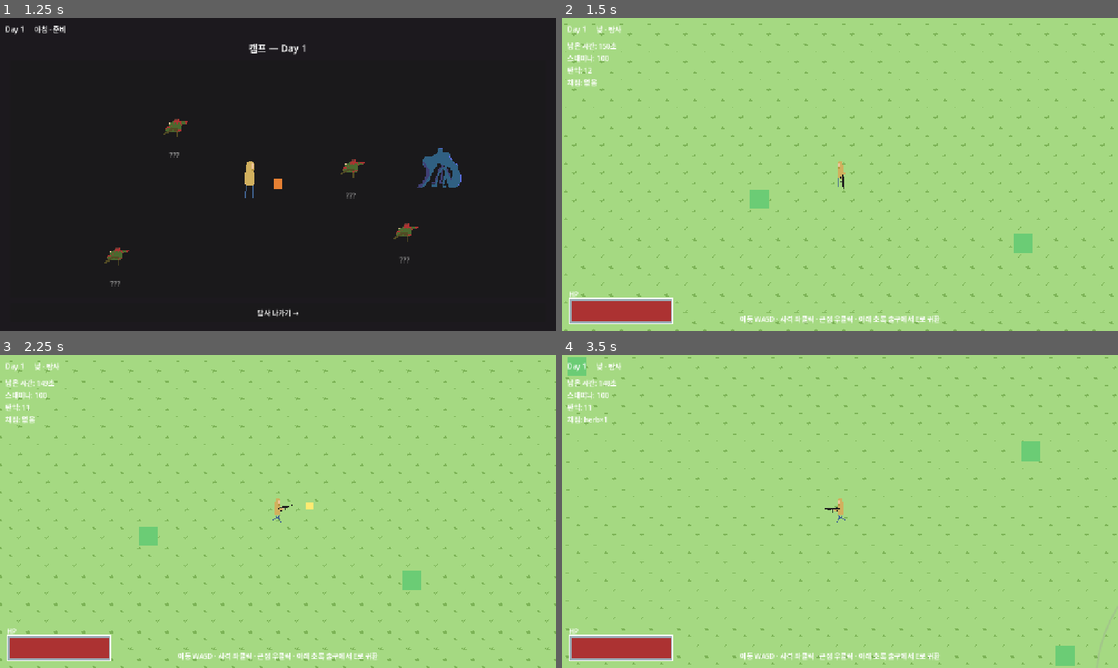
Above: before the commit, frames 1-4 (two rows, left to right).
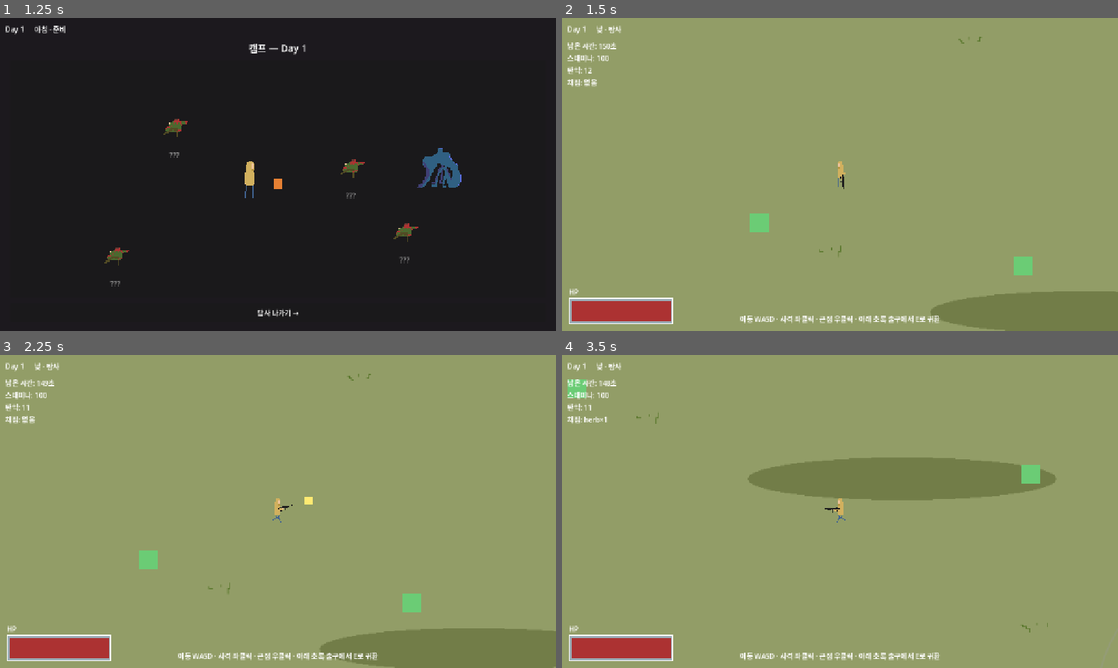
Above: after the commit, the same moments.

Repository: HomilBBANG/rt_Hilling_Game
Game: Godot game, scene res://scenes/ui/lobby.tscn
Same seed, same stepped clock (60 frames per second), same inputs: the game is played once before the commit and once after it.
Inputs (mouse positions are in pixels of both pictures, inside the frame that each line leads up to):
- Up to frame 1 (1.25 s): click "새 게임" at 0.5 s
- Up to frame 2 (1.5 s): click "탐사 나가기 →" at 1.25 s
- Up to frame 3 (2.25 s): tap Enter at 2 s; move the mouse to (400, 495) at 2.02 s; hold D from 2.03 s (still down); hold E from 2.03 s (still down); click (400, 495) at 2.17 s
- Up to frame 4 (3.5 s): move the mouse to (728, 527) at 2.77 s; release D at 2.78 s; release E at 2.78 s; hold S from 2.78 s (still down); tap Tab at 2.85 s

Frame 1 is identical in both runs. In frame 2, 96% of the frame differs, in the area x 0-100%, y 0-100%; in frame 3, 96%; in frame 4, 96%.

Commit message:
탐험 통배경(explor_bg_1) + 나무 장애물 시스템(충돌/y-정렬)
- 배경: grass 타일 → explor_bg_1 통배경(3200x2400 원본, 맵과 1:1)
- 나무: 재사용 Tree 씬(StaticBody2D 레이어8 + 밑동 충돌), 탐험 씬에 배치
  → 플레이어·몬스터 모두 막힘, 밑동에만 충돌해 옆·뒤로 통행 가능
- 플레이어 원점을 발밑으로(+앞쪽 편향) 이동해 나무와 y-정렬 자연스럽게
  (Body/Aim/Camera 보정으로 화면·조준·시야 유지)
- 나무/플레이어 충돌 가로폭 축소로 나무 옆 통행 원활

Co-Authored-By: Claude Opus 4.8 <noreply@anthropic.com>

Diff:
--- a/scenes/entities/player/player.tscn
+++ b/scenes/entities/player/player.tscn
@@ -6,7 +6,7 @@
 [ext_resource type="Texture2D" uid="uid://cbqpehqxa0q6f" path="res://assets/characters/arm.png" id="4"]
 
 [sub_resource type="RectangleShape2D" id="body"]
-size = Vector2(24, 24)
+size = Vector2(10, 9)
 
 [node name="Player" type="CharacterBody2D" unique_id=1252082497 groups=["player"]]
 collision_mask = 8
@@ -14,12 +14,15 @@
 bullet_scene = ExtResource("2")
 
 [node name="Col" type="CollisionShape2D" parent="." unique_id=2107733349]
+position = Vector2(0, -15)
 shape = SubResource("body")
 
 [node name="Body" type="AnimatedSprite2D" parent="." unique_id=469232705]
 texture_filter = 1
+position = Vector2(0, -26)
 
 [node name="Aim" type="Node2D" parent="." unique_id=996220231]
+position = Vector2(0, -26)
 
 [node name="Gun" type="Sprite2D" parent="Aim" unique_id=1819159826]
 texture_filter = 1
@@ -44,4 +47,5 @@
 position = Vector2(19, 0)
 
 [node name="Camera" type="Camera2D" parent="." unique_id=882233752]
+position = Vector2(0, -26)
 zoom = Vector2(2, 2)
--- /dev/null
+++ b/scenes/entities/props/tree.tscn
@@ -0,0 +1,19 @@
+[gd_scene format=3 uid="uid://c77o3mrl2phx7"]
+
+[ext_resource type="Texture2D" uid="uid://dw37rjy0he6qa" path="res://assets/environment/tree.png" id="1"]
+
+[sub_resource type="RectangleShape2D" id="trunk"]
+size = Vector2(6, 4)
+
+[node name="Tree" type="StaticBody2D" unique_id=1930605607]
+collision_layer = 8
+collision_mask = 0
+
+[node name="Sprite" type="Sprite2D" parent="." unique_id=736249474]
+texture_filter = 1
+texture = ExtResource("1")
+offset = Vector2(0, -56)
+
+[node name="Col" type="CollisionShape2D" parent="." unique_id=260317227]
+position = Vector2(1, -12)
+shape = SubResource("trunk")
--- a/scenes/phases/scavenge.tscn
+++ b/scenes/phases/scavenge.tscn
@@ -1,13 +1,14 @@
-[gd_scene load_steps=12 format=3]
-
-[ext_resource type="Script" path="res://scripts/phases/scavenge.gd" id="1"]
-[ext_resource type="PackedScene" path="res://scenes/entities/player/player.tscn" id="2"]
+[gd_scene format=3 uid="uid://6jk7m155jm2m"]
+
+[ext_resource type="Script" uid="uid://bxb8fid4u3po5" path="res://scripts/phases/scavenge.gd" id="1"]
+[ext_resource type="PackedScene" uid="uid://b5aoyjikw8poc" path="res://scenes/entities/player/player.tscn" id="2"]
 [ext_resource type="PackedScene" path="res://scenes/entities/monster/monster.tscn" id="3"]
 [ext_resource type="PackedScene" path="res://scenes/entities/pickups/resource_node.tscn" id="4"]
 [ext_resource type="PackedScene" path="res://scenes/entities/pickups/ammo_pickup.tscn" id="5"]
-[ext_resource type="Texture2D" path="res://assets/tiles/grass.png" id="6"]
-[ext_resource type="Texture2D" path="res://assets/ui/hp_fill.png" id="7"]
-[ext_resource type="Texture2D" path="res://assets/ui/hp_frame.png" id="8"]
+[ext_resource type="Texture2D" uid="uid://chlmgvq3vs5bv" path="res://assets/backgrounds/explor_bg_1.png" id="6"]
+[ext_resource type="Texture2D" uid="uid://bdc5n5nfraldp" path="res://assets/ui/hp_fill.png" id="7"]
+[ext_resource type="Texture2D" uid="uid://dwbuvuslj6ddj" path="res://assets/ui/hp_frame.png" id="8"]
+[ext_resource type="PackedScene" uid="uid://c77o3mrl2phx7" path="res://scenes/entities/props/tree.tscn" id="9"]
 
 [sub_resource type="RectangleShape2D" id="wallH"]
 size = Vector2(3200, 20)
@@ -18,7 +19,7 @@
 [sub_resource type="RectangleShape2D" id="exit"]
 size = Vector2(200, 90)
 
-[node name="Scavenge" type="Node2D" groups=["scavenge"]]
+[node name="Scavenge" type="Node2D" unique_id=111250284 groups=["scavenge"]]
 y_sort_enabled = true
 script = ExtResource("1")
 player_scene = ExtResource("2")
@@ -26,110 +27,127 @@
 resource_scene = ExtResource("4")
 ammo_scene = ExtResource("5")
 
-[node name="Floor" type="Sprite2D" parent="."]
-texture_filter = 1
-texture_repeat = 2
+[node name="Floor" type="Sprite2D" parent="." unique_id=1590863966]
 z_index = -100
+texture = ExtResource("6")
 centered = false
-texture = ExtResource("6")
-region_enabled = true
-region_rect = Rect2(0, 0, 3200, 2400)
-
-[node name="Walls" type="StaticBody2D" parent="."]
+
+[node name="Tree1" parent="." unique_id=1253934212 instance=ExtResource("9")]
+position = Vector2(600, 700)
+
+[node name="Tree2" parent="." unique_id=604468019 instance=ExtResource("9")]
+position = Vector2(2400, 820)
+
+[node name="Tree3" parent="." unique_id=1427089920 instance=ExtResource("9")]
+position = Vector2(1000, 1700)
+
+[node name="Tree4" parent="." unique_id=1189895235 instance=ExtResource("9")]
+position = Vector2(2600, 1950)
+
+[node name="Tree5" parent="." unique_id=702310479 instance=ExtResource("9")]
+position = Vector2(430, 1500)
+
+[node name="Tree6" parent="." unique_id=1930605607 instance=ExtResource("9")]
+position = Vector2(943, 1678)
+
+[node name="Tree7" parent="." unique_id=1113656984 instance=ExtResource("9")]
+position = Vector2(975, 1626)
+
+[node name="Walls" type="StaticBody2D" parent="." unique_id=542807099]
 collision_layer = 8
 collision_mask = 0
 
-[node name="Top" type="CollisionShape2D" parent="Walls"]
+[node name="Top" type="CollisionShape2D" parent="Walls" unique_id=1367425938]
 position = Vector2(1600, 10)
 shape = SubResource("wallH")
 
-[node name="Bottom" type="CollisionShape2D" parent="Walls"]
+[node name="Bottom" type="CollisionShape2D" parent="Walls" unique_id=1987957560]
 position = Vector2(1600, 2390)
 shape = SubResource("wallH")
 
-[node name="Left" type="CollisionShape2D" parent="Walls"]
+[node name="Left" type="CollisionShape2D" parent="Walls" unique_id=1539230792]
 position = Vector2(10, 1200)
 shape = SubResource("wallV")
 
-[node name="Right" type="CollisionShape2D" parent="Walls"]
+[node name="Right" type="CollisionShape2D" parent="Walls" unique_id=1823872467]
 position = Vector2(3190, 1200)
 shape = SubResource("wallV")
 
-[node name="PlayerStart" type="Marker2D" parent="."]
+[node name="PlayerStart" type="Marker2D" parent="." unique_id=1057325105]
 position = Vector2(1600, 1200)
 
-[node name="AmmoSpawns" type="Node2D" parent="."]
-
-[node name="A1" type="Marker2D" parent="AmmoSpawns"]
+[node name="AmmoSpawns" type="Node2D" parent="." unique_id=1580352967]
+
+[node name="A1" type="Marker2D" parent="AmmoSpawns" unique_id=1705573807]
 position = Vector2(250, 250)
 
-[node name="A2" type="Marker2D" parent="AmmoSpawns"]
+[node name="A2" type="Marker2D" parent="AmmoSpawns" unique_id=1212466554]
 position = Vector2(2950, 250)
 
-[node name="A3" type="Marker2D" parent="AmmoSpawns"]
+[node name="A3" type="Marker2D" parent="AmmoSpawns" unique_id=996519650]
 position = Vector2(250, 2150)
 
-[node name="A4" type="Marker2D" parent="AmmoSpawns"]
+[node name="A4" type="Marker2D" parent="AmmoSpawns" unique_id=1298617271]
 position = Vector2(2950, 2150)
 
-[node name="A5" type="Marker2D" parent="AmmoSpawns"]
+[node name="A5" type="Marker2D" parent="AmmoSpawns" unique_id=682535020]
 position = Vector2(1600, 350)
 
-[node name="A6" type="Marker2D" parent="AmmoSpawns"]
+[node name="A6" type="Marker2D" parent="AmmoSpawns" unique_id=1225081141]
 position = Vector2(1600, 2050)
 
-[node name="A7" type="Marker2D" parent="AmmoSpawns"]
+[node name="A7" type="Marker2D" parent="AmmoSpawns" unique_id=1374567756]
 position = Vector2(700, 1200)
 
-[node name="A8" type="Marker2D" parent="AmmoSpawns"]
+[node name="A8" type="Marker2D" parent="AmmoSpawns" unique_id=25684883]
 position = Vector2(2500, 1200)
 
-[node name="ExitZone" type="Area2D" parent="."]
+[node name="ExitZone" type="Area2D" parent="." unique_id=1276427600]
 position = Vector2(1600, 2340)
 collision_layer = 0
-collision_mask = 1
-
-[node name="ExitCol" type="CollisionShape2D" parent="ExitZone"]
+
+[node name="ExitCol" type="CollisionShape2D" parent="ExitZone" unique_id=1558720675]
 shape = SubResource("exit")
 
-[node name="ExitVis" type="Polygon2D" parent="ExitZone"]
+[node name="ExitVis" type="Polygon2D" parent="ExitZone" unique_id=1019639682]
 color = Color(0.3, 0.7, 0.55, 0.7)
 polygon = PackedVector2Array(-100, -45, 100, -45, 100, 45, -100, 45)
 
-[node name="HUD" type="CanvasLayer" parent="."]
-
-[node name="Root" type="Control" parent="HUD"]
+[node name="HUD" type="CanvasLayer" parent="." unique_id=258991113]
+
+[node name="Root" type="Control" parent="HUD" unique_id=1253404769]
 layout_mode = 3
 anchors_preset = 15
 anchor_right = 1.0
 anchor_bottom = 1.0
+grow_horizontal = 2
+grow_vertical = 2
 mouse_filter = 2
 
-[node name="Stats" type="VBoxContainer" parent="HUD/Root"]
-layout_mode = 1
-anchors_preset = 0
+[node name="Stats" type="VBoxContainer" parent="HUD/Root" unique_id=800925907]
+layout_mode = 1
 offset_left = 12.0
 offset_top = 52.0
 offset_right = 300.0
 offset_bottom = 180.0
 
-[node name="TimeLabel" type="Label" parent="HUD/Root/Stats"]
+[node name="TimeLabel" type="Label" parent="HUD/Root/Stats" unique_id=153985592]
 layout_mode = 2
 text = "남은 시간: 90초"
 
-[node name="StaminaLabel" type="Label" parent="HUD/Root/Stats"]
+[node name="StaminaLabel" type="Label" parent="HUD/Root/Stats" unique_id=504687072]
 layout_mode = 2
 text = "스태미나: 100"
 
-[node name="AmmoLabel" type="Label" parent="HUD/Root/Stats"]
+[node name="AmmoLabel" type="Label" parent="HUD/Root/Stats" unique_id=421909862]
 layout_mode = 2
 text = "탄약: 12"
 
-[node name="LootLabel" type="Label" parent="HUD/Root/Stats"]
+[node name="LootLabel" type="Label" parent="HUD/Root/Stats" unique_id=791965490]
 layout_mode = 2
 text = "채집: 없음"
 
-[node name="Hint" type="Label" parent="HUD/Root"]
+[node name="Hint" type="Label" parent="HUD/Root" unique_id=1576992162]
 layout_mode = 1
 anchors_preset = 12
 anchor_top = 1.0
@@ -137,45 +155,51 @@
 anchor_bottom = 1.0
 offset_top = -40.0
 offset_bottom = -12.0
+grow_horizontal = 2
+grow_vertical = 0
+text = "이동 WASD · 사격 좌클릭 · 근접 우클릭 · 아래 초록 출구에서 E로 귀환"
 horizontal_alignment = 1
-text = "이동 WASD · 사격 좌클릭 · 근접 우클릭 · 아래 초록 출구에서 E로 귀환"
-
-[node name="HpBar" type="TextureProgressBar" parent="HUD/Root"]
+
+[node name="HpBar" type="TextureProgressBar" parent="HUD/Root" unique_id=1894306449]
 texture_filter = 1
 layout_mode = 1
+anchors_preset = 2
 anchor_top = 1.0
 anchor_bottom = 1.0
 offset_left = 16.0
 offset_top = -76.0
 offset_right = 96.0
 offset_bottom = -56.0
+grow_vertical = 0
 scale = Vector2(3, 3)
-max_value = 100.0
 value = 100.0
-fill_mode = 0
-tint_under = Color(0.22, 0.22, 0.22, 1)
 texture_under = ExtResource("7")
 texture_progress = ExtResource("7")
-
-[node name="HpFrame" type="TextureRect" parent="HUD/Root"]
+tint_under = Color(0.22, 0.22, 0.22, 1)
+
+[node name="HpFrame" type="TextureRect" parent="HUD/Root" unique_id=2130982940]
 texture_filter = 1
 layout_mode = 1
+anchors_preset = 2
 anchor_top = 1.0
 anchor_bottom = 1.0
 offset_left = 16.0
 offset_top = -76.0
 offset_right = 96.0
 offset_bottom = -56.0
+grow_vertical = 0
 scale = Vector2(3, 3)
 mouse_filter = 2
 texture = ExtResource("8")
 
-[node name="HpText" type="Label" parent="HUD/Root"]
-layout_mode = 1
+[node name="HpText" type="Label" parent="HUD/Root" unique_id=355667482]
+layout_mode = 1
+anchors_preset = 2
 anchor_top = 1.0
 anchor_bottom = 1.0
 offset_left = 16.0
 offset_top = -96.0
 offset_right = 120.0
 offset_bottom = -78.0
+grow_vertical = 0
 text = "HP"
Binary file added: assets/backgrounds/explor_bg_1.png
Not shown, added: assets/backgrounds/explor_bg_1.png.import
Binary file added: assets/environment/tree.png
Not shown, added: assets/environment/tree.png.import
